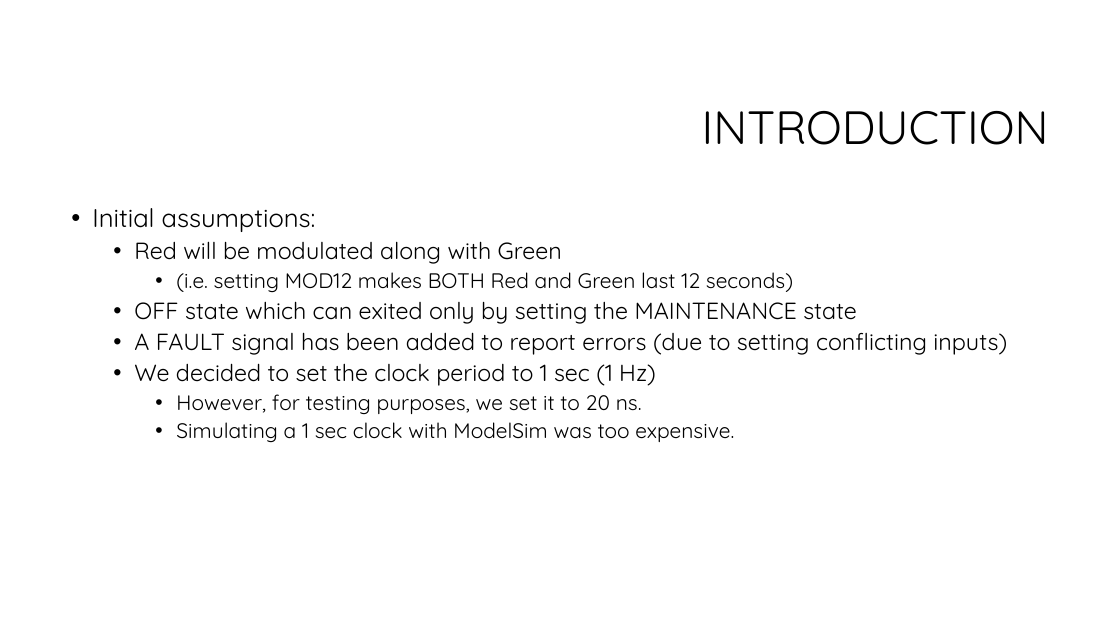
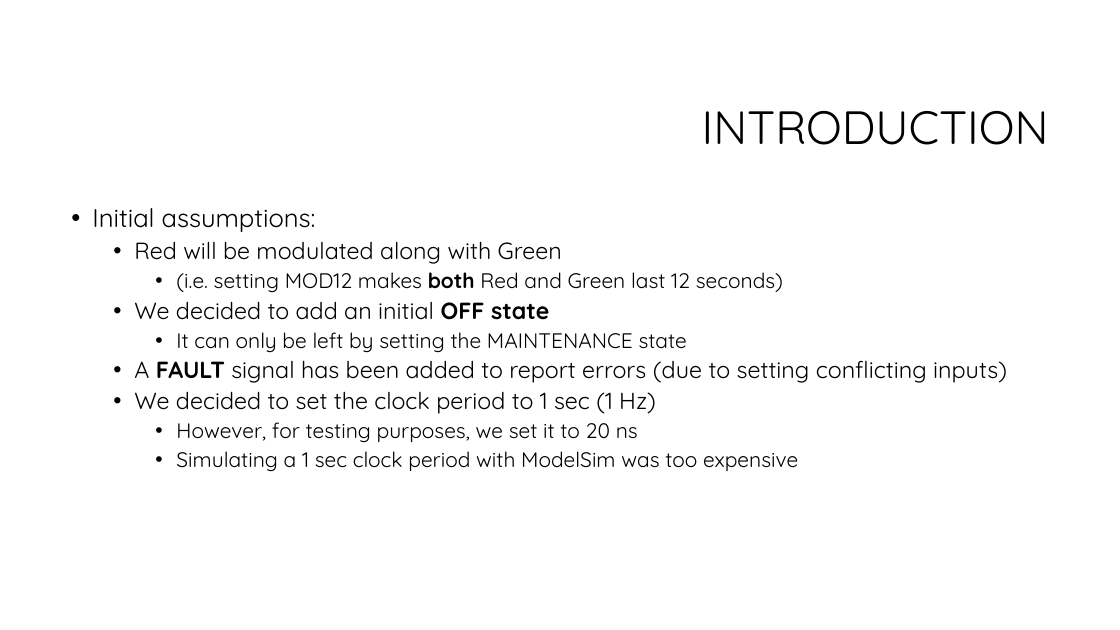
Before and after one commit to HopedWall/LightControlSystem, a slide deck: slide 4 of doc/Gruppo2_VincenziPorto.pptx. Drawn at 1120x630 pixels with LibreOffice and Linux fonts; fonts in the diff are those of the drawing; background and template pictures are left out. Boxes give left, top, right and bottom in pixels: in the first picture for what was removed or moved away, otherwise in the second. Text is boxed around its words. In the diff, an @@ line names an element or a change of style, - is before the commit and + after.

Commit message:
Final version of presentation

```diff
--- a/doc/Gruppo2_VincenziPorto.pptx
+++ b/doc/Gruppo2_VincenziPorto.pptx
@@ text at <box>134,272,783,353</box>: text changed; size 20 to 18 pt @@
-    • (i.e. setting MOD12 makes BOTH Red and Green last 12 seconds)
-  • OFF state which can exited only by setting the MAINTENANCE state
+    • (i.e. setting MOD12 makes both Red and Green last 12 seconds)
+  • We decided to add an initial OFF state
+    • It can only be left by setting the MAINTENANCE state
@@ text at <box>134,360,1007,383</box>: bold on in "FAULT" @@
@@ text at <box>176,422,798,471</box>: text changed @@
-    • However, for testing purposes, we set it to 20 ns.
-    • Simulating a 1 sec clock with ModelSim was too expensive.
+    • However, for testing purposes, we set it to 20 ns
+    • Simulating a 1 sec clock period with ModelSim was too expensive
```
Also in this commit, not shown: 3 other slides changed, 26 slides added, 1 other file.
